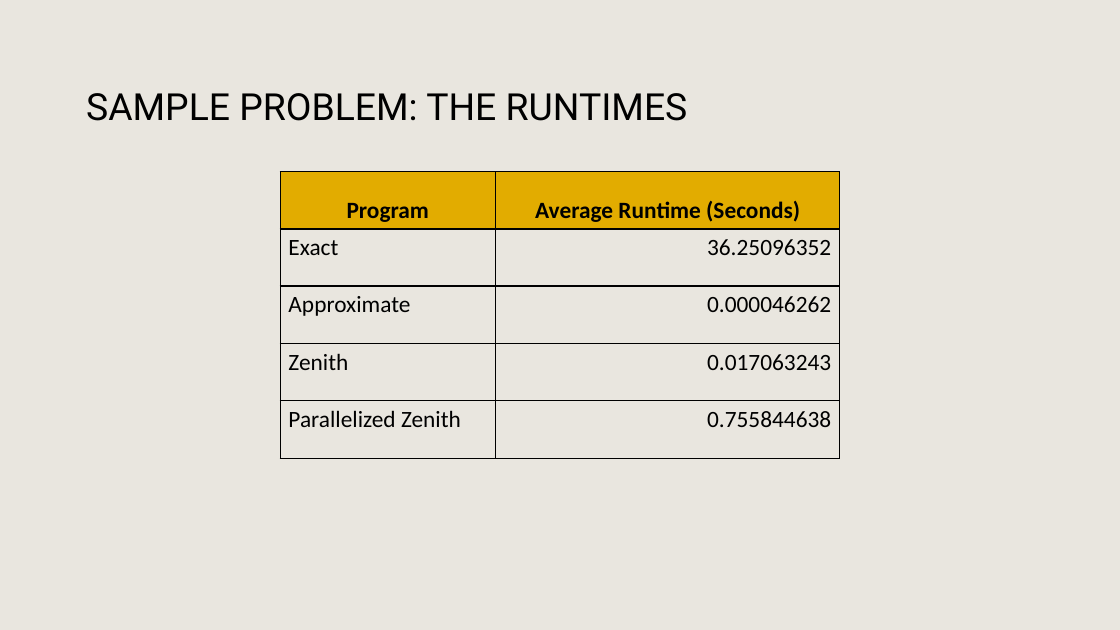
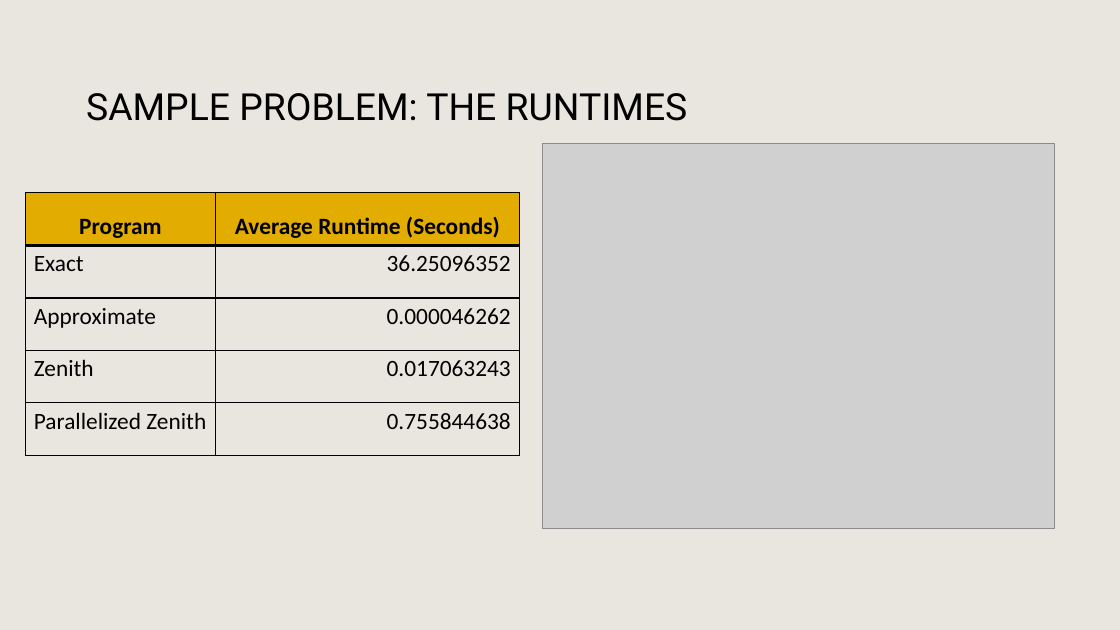
Before and after one commit to PictureOfGray/CS412-Team-NAME, a slide deck: slide 29 of presentations/TeamNAMETSP.pptx. Drawn at 1120x630 pixels with LibreOffice and Linux fonts; fonts in the diff are those of the drawing; grey boxes stand for pictures; background and template pictures are left out. Boxes give left, top, right and bottom in pixels: in the first picture for what was removed or moved away, otherwise in the second. Text is boxed around its words. In the diff, an @@ line names an element or a change of style, - is before the commit and + after.

```diff
--- a/presentations/TeamNAMETSP.pptx
+++ b/presentations/TeamNAMETSP.pptx
@@ picture added at (542, 144, 1054, 529) @@
@@ table: place and size @@
-table at (280, 171, 839, 458)
+table at (25, 193, 519, 480)
```
Also in this commit, not shown: 5 other slides changed, 1 slide removed, 1 other file.
